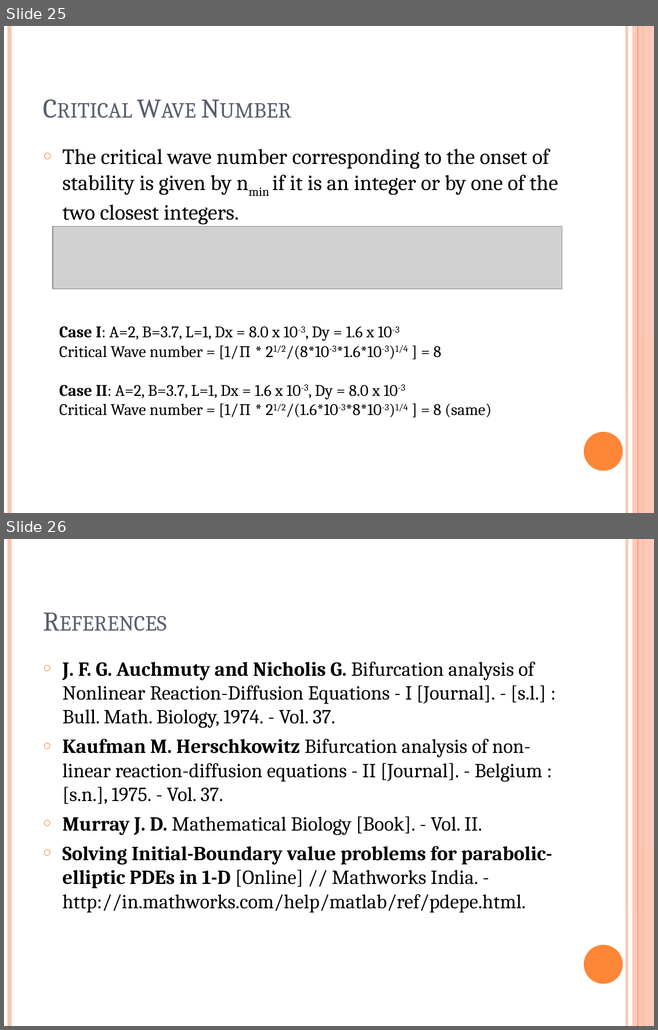
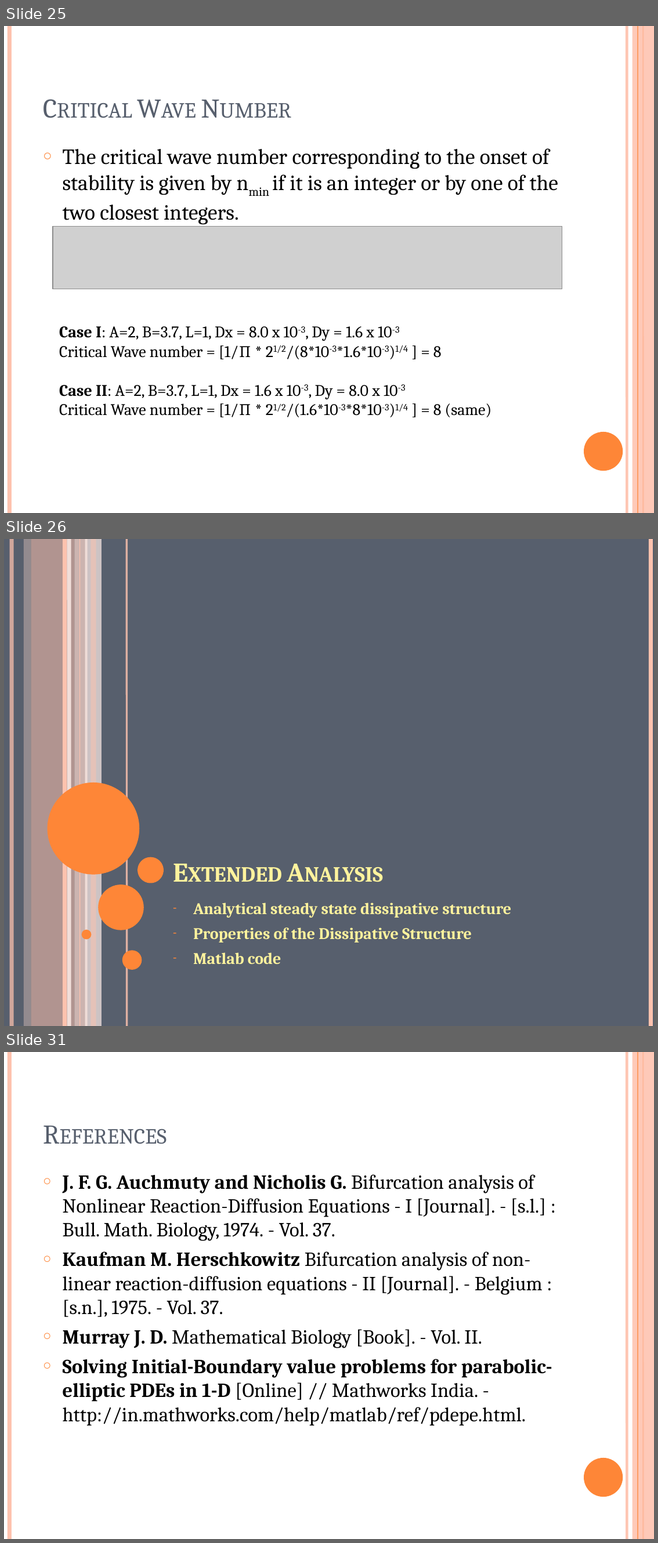
Before and after one commit to akashdeepsinghal/the-bifurcation-project, a slide deck: group11.pptx. Shown one above the other, each under a label of ours: slides 25 and 26 before the commit, slides 25, 26 and 31 after it; the slides between them are not shown. The pictures are 658x1030 and 658x1543 pixels, drawn with LibreOffice and Linux fonts; fonts in the diff are those of the drawing; grey boxes stand for pictures. Boxes give left, top, right and bottom in pixels: in the first picture for what was removed or moved away, otherwise in the second. Text is boxed around its words. In the diff, an @@ line names an element or a change of style, - is before the commit and + after.

```diff
--- a/group11.pptx
+++ b/group11.pptx
@@ slide 26 added at (x1=4, y1=539, x2=654, y2=1026), background #575F6D @@
@@ line added from (12, 539) to (12, 1026), #FEC3AE 4.5 pt @@
@@ rectangle added at (x1=24, y1=539, x2=31, y2=1026), fill #FFD9CE at 36% opacity @@
@@ rectangle added at (x1=31, y1=539, x2=75, y2=1026), fill #FEC3AE at 54% opacity @@
@@ line added from (64, 539) to (64, 1026), #FEC3AE 4.5 pt @@
@@ line added from (69, 539) to (69, 1026), #FFEDE8 4.5 pt @@
@@ rectangle added at (x1=74, y1=539, x2=87, y2=1026), fill #FFD9CE at 70% opacity @@
@@ line added from (80, 539) to (80, 1026), #FEC3AE 0.75 pt @@
@@ rectangle added at (x1=85, y1=539, x2=101, y2=1026), fill #FFEDE8 at 71% opacity @@
@@ rectangle added at (x1=90, y1=539, x2=96, y2=1026), fill #FEC3AE at 51% opacity @@
@@ line added from (127, 539) to (127, 1026), #FEC3AE 2.25 pt @@
@@ line added from (650, 539) to (650, 1026), #FEC3AE 4.5 pt @@
@@ title added at (x1=166, y1=745, x2=605, y2=891), 30 pt, text #FFF39D, bold, small capitals @@
+Extended Analysis
@@ ellipse added at (x1=48, y1=783, x2=140, y2=875), fill #FE8637 @@
@@ ellipse added at (x1=137, y1=857, x2=163, y2=884), fill #FE8637 @@
@@ ellipse added at (x1=98, y1=885, x2=144, y2=930), fill #FE8637 @@
@@ text added at (x1=193, y1=903, x2=511, y2=964), 18 pt, text #FFF39D, bold @@
+– Analytical steady state dissipative structure
+– Properties of the Dissipative Structure
+– Matlab code
@@ ellipse added at (x1=81, y1=930, x2=91, y2=940), fill #FE8637 @@
@@ ellipse added at (x1=122, y1=950, x2=141, y2=970), fill #FE8637 @@
@@ what was slide 26 is now slide 31 @@
```
Also in this commit, not shown: 4 other slides added, 2 other files.
